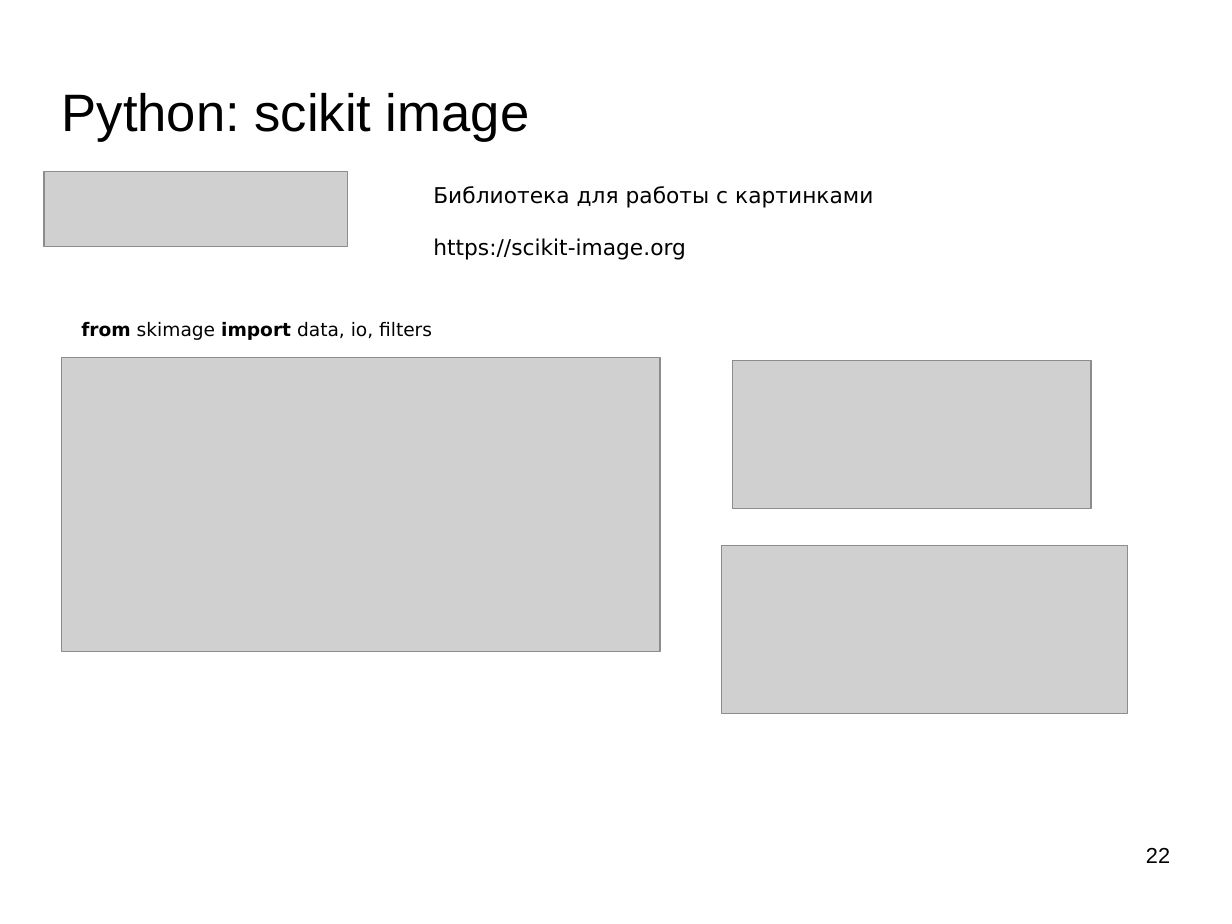
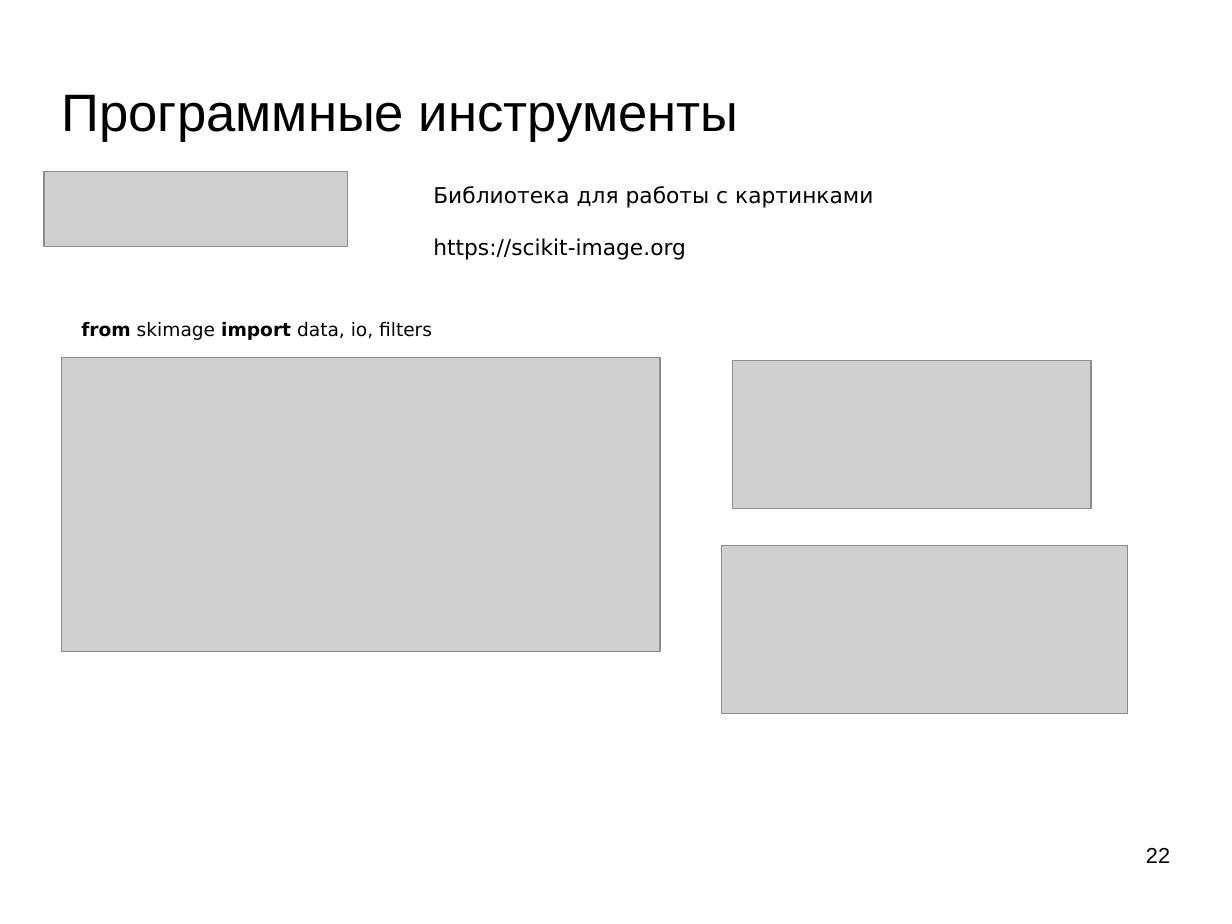
Before and after one commit to mechanoid5/ml_lectorium_2026_I, a slide deck: slide 22 of 04-eda.odp. Drawn at 1232x924 pixels with LibreOffice and Linux fonts; fonts in the diff are those of the drawing; grey boxes stand for pictures; background and template pictures are left out. Boxes give left, top, right and bottom in pixels: in the first picture for what was removed or moved away, otherwise in the second. Text is boxed around its words. In the diff, an @@ line names an element or a change of style, - is before the commit and + after.

```diff
--- a/04-eda.odp
+++ b/04-eda.odp
@@ title at (62,94,739,141): text changed @@
-Python: scikit image
+Программные инструменты
```
Also in this commit, not shown: 13 other slides changed, 2 other files.
